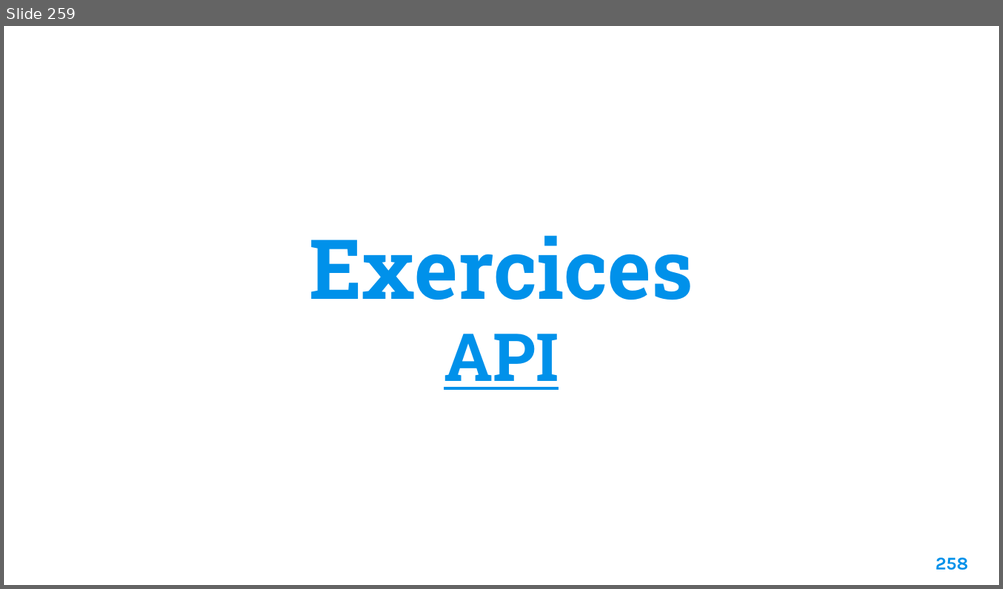
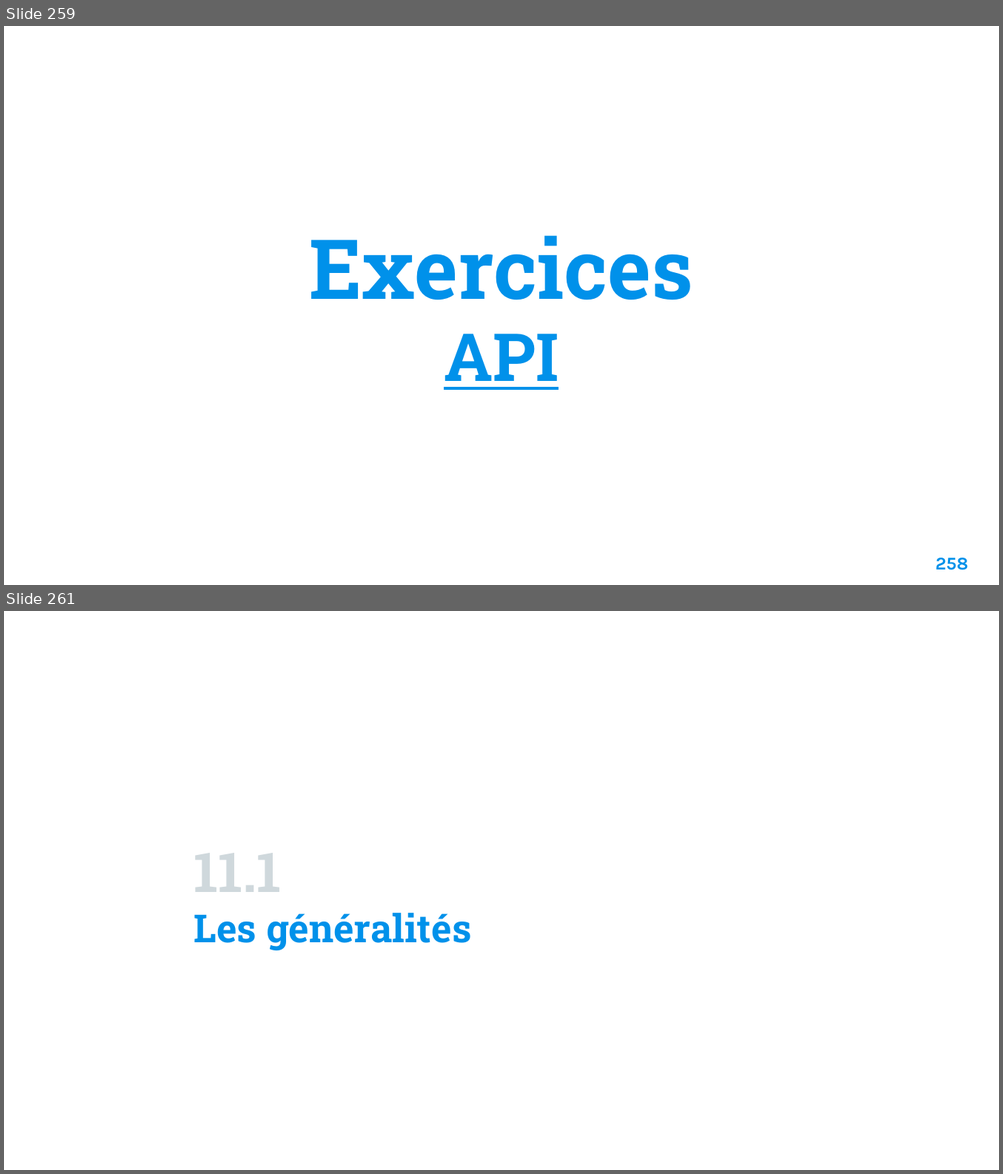
Before and after one commit to Fully-san/PythonSoftwareDevelopment, a slide deck: Supports/Python Software Development.pptx. Shown one above the other, each under a label of ours: slide 259 before the commit, slides 259 and 261 after it; the slides between them are not shown. The pictures are 1003x589 and 1003x1174 pixels, drawn with LibreOffice and Linux fonts; fonts in the diff are those of the drawing; background and template pictures are left out. Boxes give left, top, right and bottom in pixels: in the first picture for what was removed or moved away, otherwise in the second. Text is boxed around its words. In the diff, an @@ line names an element or a change of style, - is before the commit and + after.

```diff
--- a/Supports/Python Software Development.pptx
+++ b/Supports/Python Software Development.pptx
@@ slide 261 added at <box>4,611,999,1170</box>, background picture (left out) @@
@@ title added at <box>194,853,471,951</box>, 28 pt, text #0091EA, bold @@
+11.1
+Les généralités
```
Also in this commit, not shown: 1 slide changed, 13 other slides added, 6 other files.
